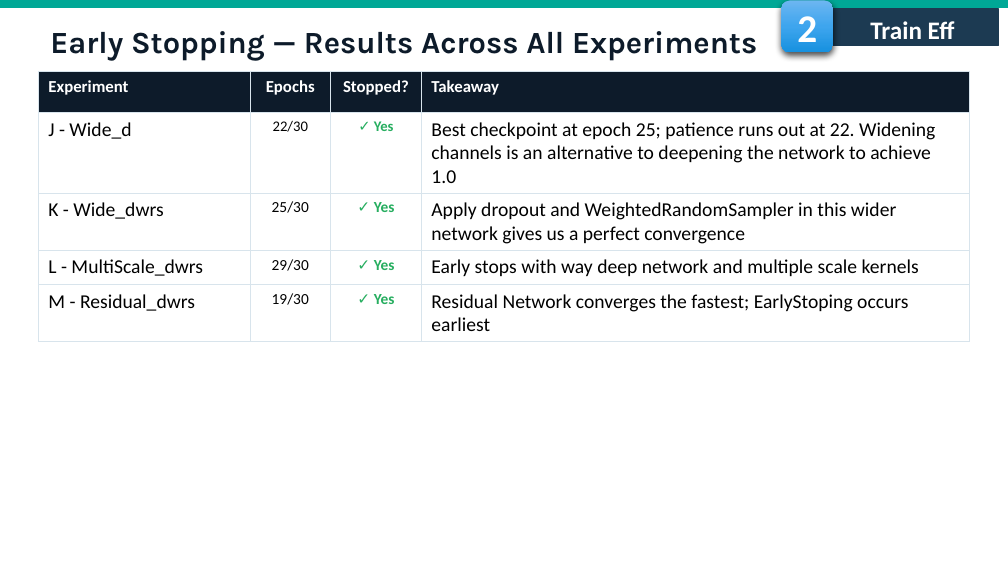
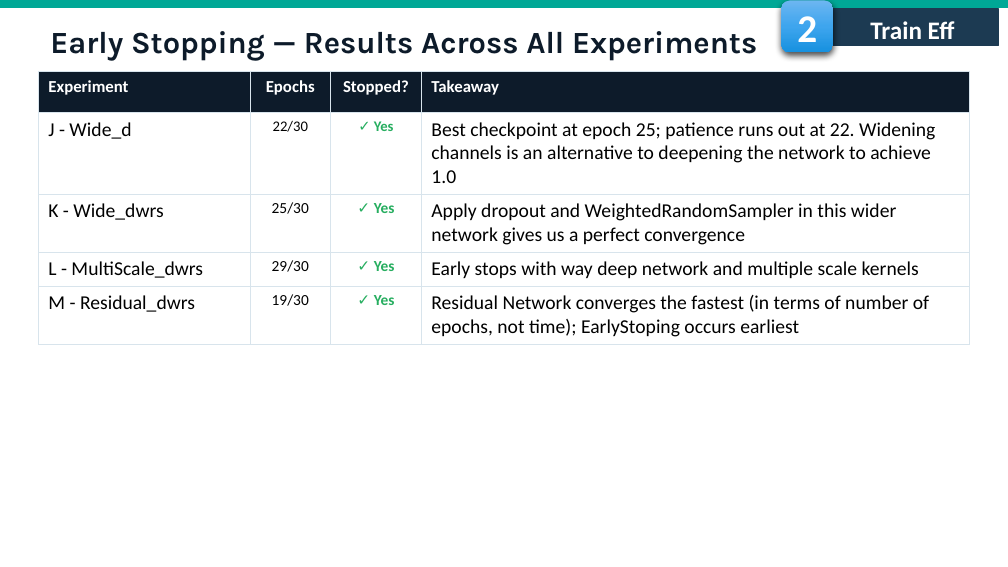
Before and after one commit to fmssilva/DL_Proj, a slide deck: slide 18 of assignment_1/task2/Task2_report.pptx. Drawn at 1008x567 pixels with LibreOffice and Linux fonts; fonts in the diff are those of the drawing; background and template pictures are left out. Boxes give left, top, right and bottom in pixels: in the first picture for what was removed or moved away, otherwise in the second. Text is boxed around its words. In the diff, an @@ line names an element or a change of style, - is before the commit and + after.

```diff
--- a/assignment_1/task2/Task2_report.pptx
+++ b/assignment_1/task2/Task2_report.pptx
@@ table at (38, 71, 970, 341) @@
-row 5, column 4: Residual Network converges the fastest; EarlyStoping occurs earliest
+row 5, column 4: Residual Network converges the fastest (in terms of number of epochs, not time); EarlyStoping occurs earliest
```
Also in this commit, not shown: 11 other slides changed, 1 other file.
